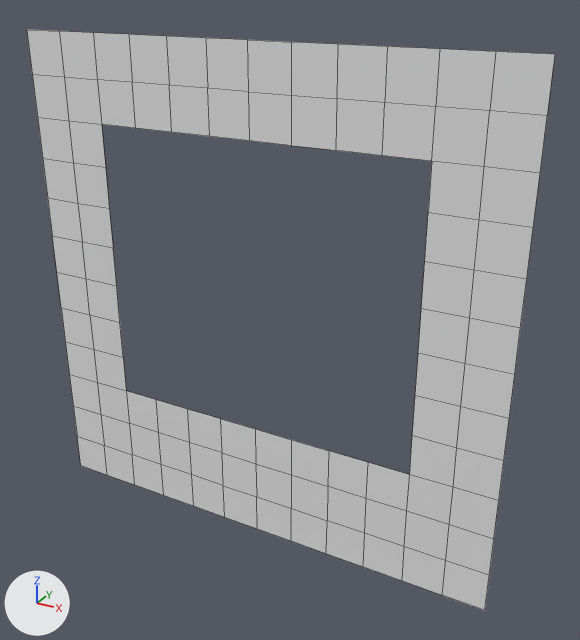
An edit to the FBX model RoboDog_GroupWork/Content/Assets/Environment/Architecture/WallPanel_02.FBX, drawn before and after from the same camera.
One viewpoint serves both versions: a 50 mm camera at (4.97, -4.81, 4.44) aimed at (2.25, 0.13, 1.97). The axes (+X, +Y, +Z) are drawn at lower left. The lights are the same throughout. Mesh edges are drawn as thin lines. Where no turn or scale is listed for an object, it has been applied to the vertices.

In view in the first picture: 'WallPanel_02'.
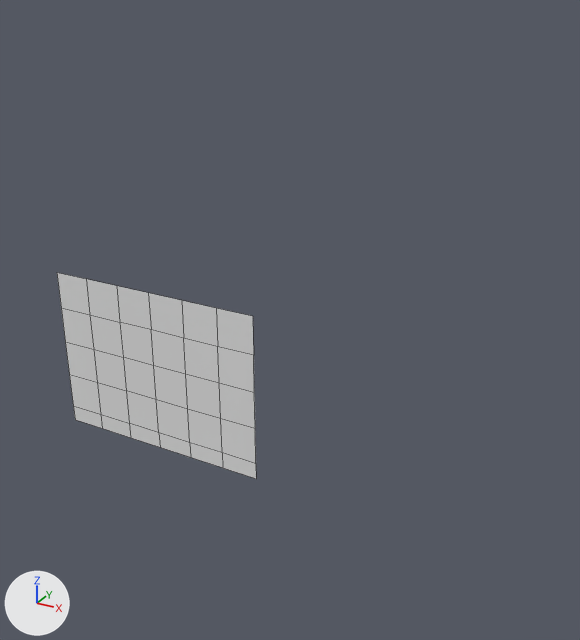
Location of each change, [x1, y1, x2, y2] in pixels of the pictures (580 x 640 px):
'WallPanel_02', reshaped (62% narrower, 64% shorter)
    before: [27, 30, 555, 610]
    after: [57, 273, 256, 479]
part 1 of me_mesh, cut back
    before: [27, 30, 555, 610]
    after: [75, 286, 256, 479]

Edits to the bpy script that builds the scene:
```text
Change me_mesh:
    used by ob_wallpanel_02; location = (0.0, 0.0, 0.0)
    remove me_mesh.from_pydata(...)  # 127 vertices, 88 faces; spans x 0.0..4.0, y 0.0, z 0.0..4.0
    add me_mesh.from_pydata(...)  # 42 vertices, 30 faces; spans x 0.0..2.0, y 0.0, z 0.52..2.0
    me_mesh part 1
    98 vertices are removed from x 0.0..4.0, y 0.0, z 0.0..4.0
    76 faces are deleted
    6 vertices move from x 0.67..2.67, y 0.0, z 0.67..3.0 to x 1.0..2.0, y 0.0, z 1.33..2.0
    6 vertices are added at (2.0, 0.0, 2.0), (1.67, 0.0, 1.33), (1.33, 0.0, 1.33), (1.0, 0.0, 1.33), (1.33, 0.0, 1.67), (1.0, 0.0, 1.67)
    7 new vertices lie (0.0, 0.0, -0.15) away from vertices in x 0.0..2.0, y 0.0, z 0.67
    18 new faces join them
```
